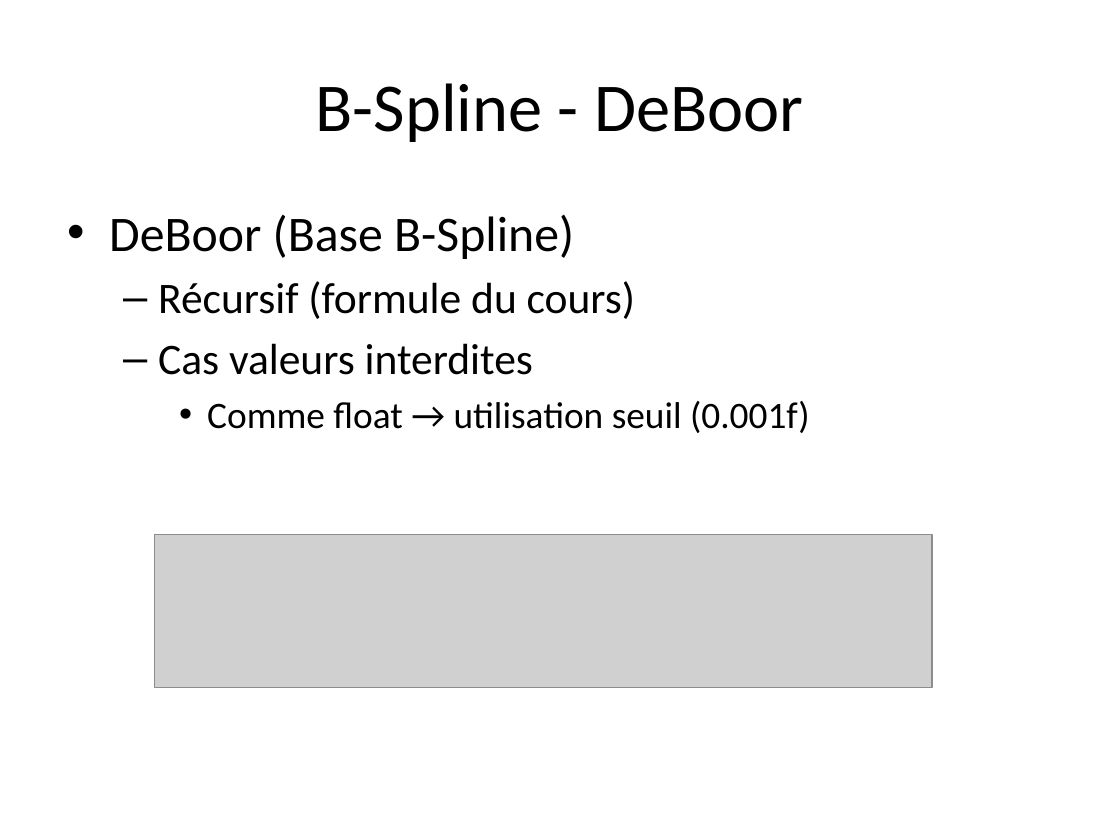
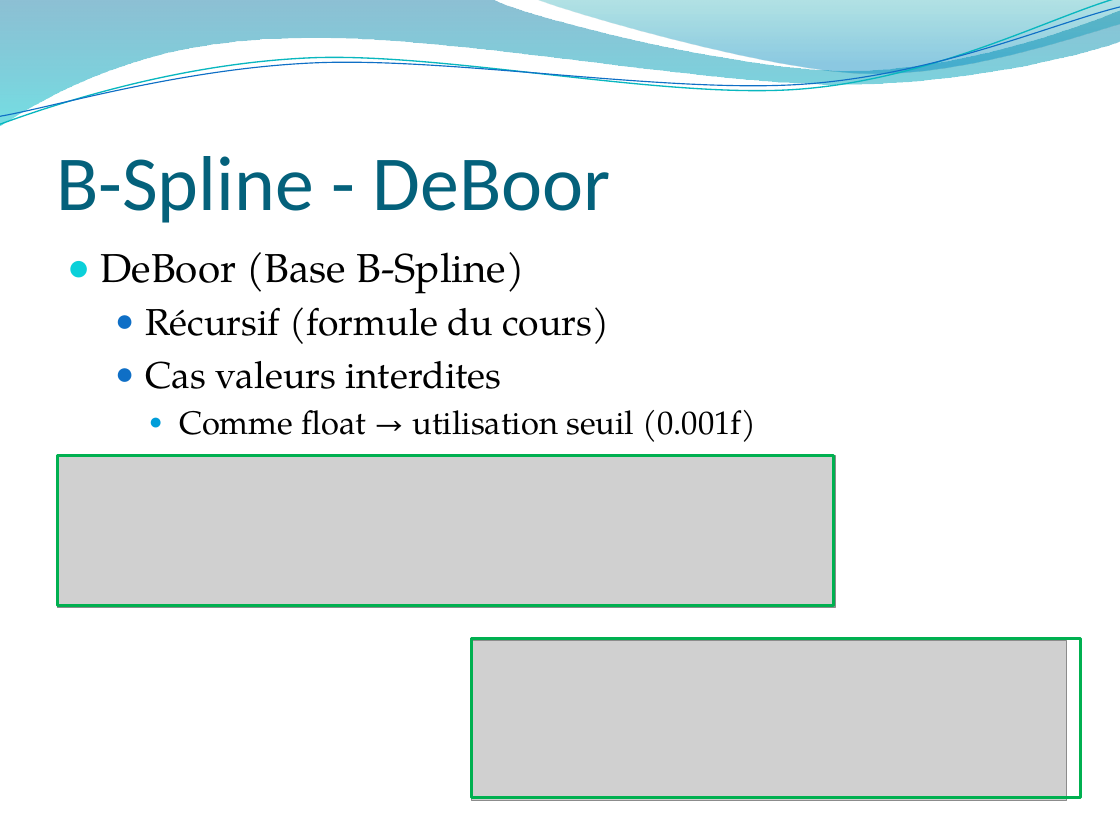
Before and after one commit to 3a-arthurkevin/Math-Modelisation-2D-3D, a slide deck: slide 3 of ProjetMathMod2D3D/PrésentationPartielMath.pptx. Drawn at 1120x840 pixels with LibreOffice and Linux fonts; fonts in the diff are those of the drawing; grey boxes stand for pictures; background and template pictures are left out. Boxes give left, top, right and bottom in pixels: in the first picture for what was removed or moved away, otherwise in the second. Text is boxed around its words. In the diff, an @@ line names an element or a change of style, - is before the commit and + after.

Commit message:
Update PPT
Complétion du PPT présentation
Ajout image
Enjolivement

> Manque plus que des screenshots de l'app

```diff
--- a/ProjetMathMod2D3D/PrésentationPartielMath.pptx
+++ b/ProjetMathMod2D3D/PrésentationPartielMath.pptx
@@ freeform shape added at <box>0,0,1120,127</box>, fill gradient #0074A1 to #00C6CF @@
@@ freeform shape added at <box>0,0,1120,131</box>, outline #0AB8BF 0.85 pt @@
@@ freeform shape added at <box>0,7,1120,125</box>, outline #0F6FC6 0.75 pt @@
@@ freeform shape added at <box>536,0,1120,77</box>, fill gradient #00A1A9 to #008BBF @@
@@ title "B-Spline - DeBoor": place and size @@
-title "B-Spline - DeBoor" at <box>316,83,803,142</box>
+title "B-Spline - DeBoor" at <box>56,156,611,223</box>
@@ title "B-Spline - DeBoor" at <box>56,156,611,223</box>: size 44 to 50 pt, text colour #000000 to #04617B; alignment centre to left; vertical alignment middle to bottom @@
@@ text "DeBoor (Base B-Spline)": place and size @@
-text "DeBoor (Base B-Spline)" at <box>109,215,810,433</box>
+text "DeBoor (Base B-Spline)" at <box>101,252,756,442</box>
@@ text "DeBoor (Base B-Spline)" at <box>101,252,756,442</box>: size 32 to 26 pt in "DeBoor (Base B-Spline)"; font Calibri to TeX Gyre Pagella; size 28 to 24 pt in "Récursif (formule du cours)", "Cas valeurs interdites"; size 24 to 21 pt in "Comme float → utilisation seuil (0.001f)"; bullet • to ●; less space between paragraphs; bullet – to ● @@
@@ picture: place and size @@
-picture at <box>155,534,932,687</box>
+picture at <box>57,455,834,607</box>
@@ rectangle added at <box>57,455,833,605</box>, outline #00B050 2 pt @@
@@ picture added at <box>472,641,1066,801</box> @@
@@ rectangle added at <box>472,638,1080,797</box>, outline #00B050 2 pt @@
```
Also in this commit, not shown: 4 other slides changed, 7 slides added, 1 slide removed, 5 other files.
